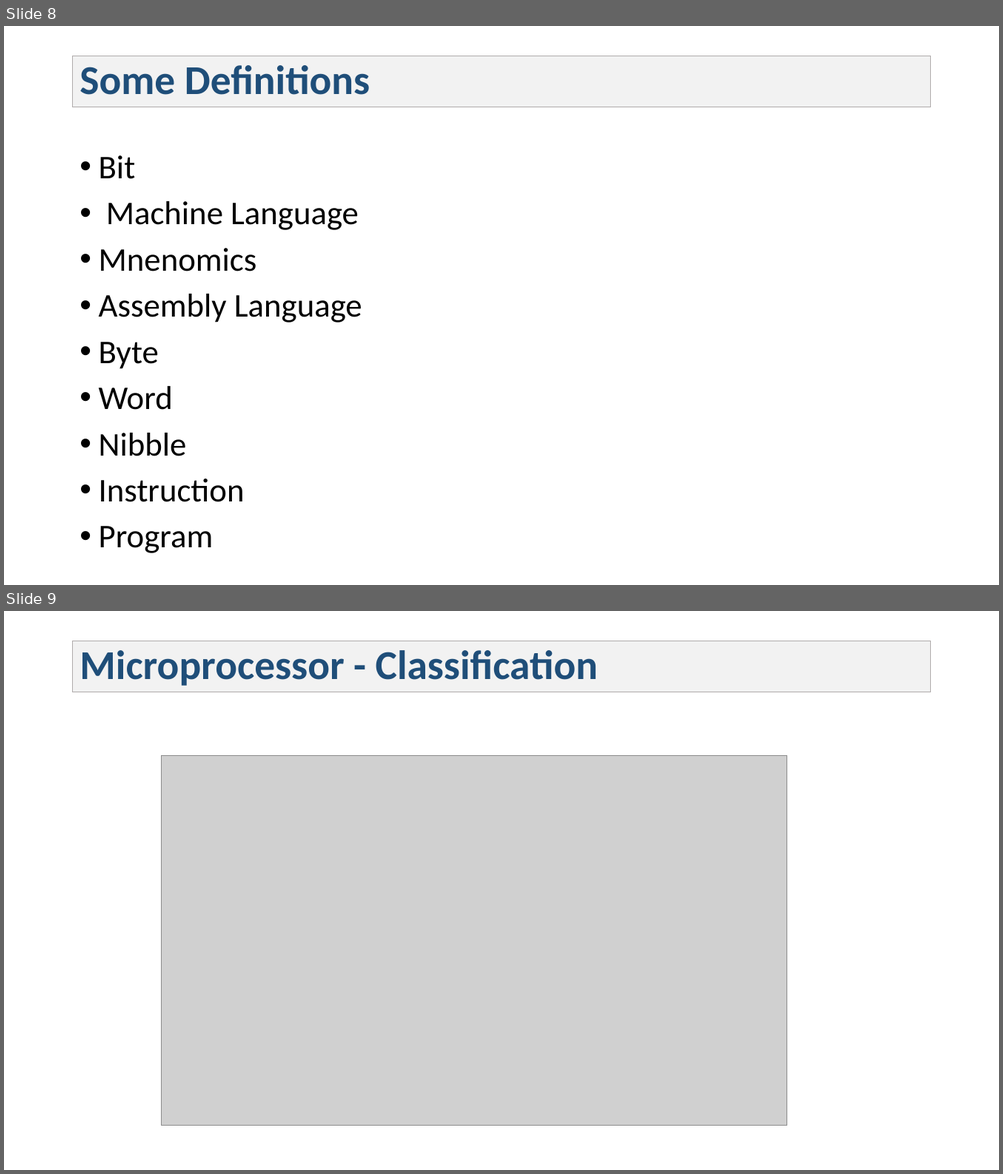
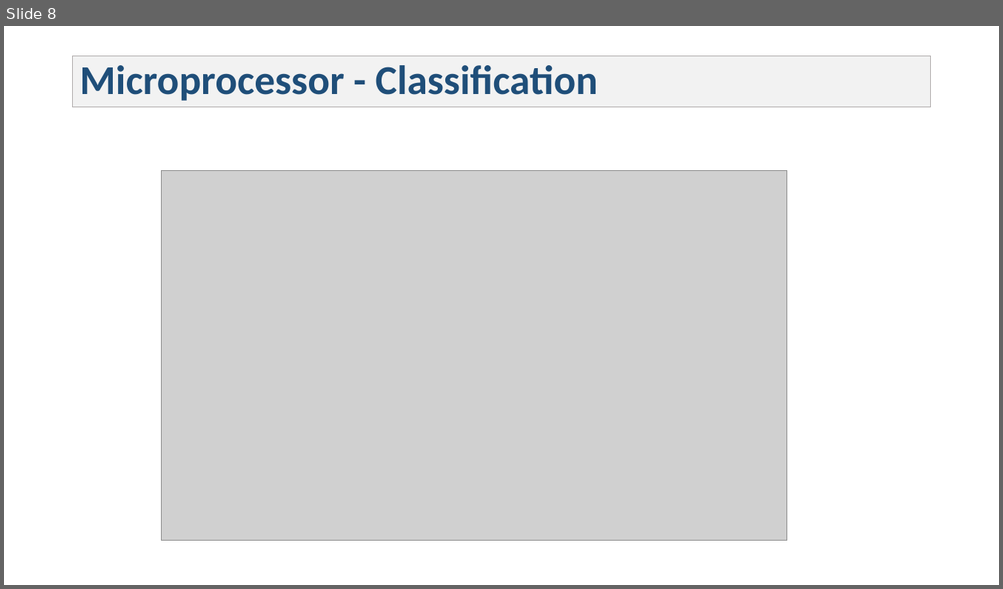
Before and after one commit to Syedshajib55/Microprocessor-Assembly-Language-Interfacing, a slide deck: Lecture 2.pptx. Shown one above the other, each under a label of ours: slides 8 and 9 before the commit, slide 8 after it. The pictures are 1003x1174 and 1003x589 pixels, drawn with LibreOffice and Linux fonts; fonts in the diff are those of the drawing; grey boxes stand for pictures. Boxes give left, top, right and bottom in pixels: in the first picture for what was removed or moved away, otherwise in the second. Text is boxed around its words. In the diff, an @@ line names an element or a change of style, - is before the commit and + after.

```diff
--- a/Lecture 2.pptx
+++ b/Lecture 2.pptx
@@ slide 8 removed at [4, 26, 999, 585], background #FFFFFF @@
@@ title removed at [73, 56, 930, 107] @@
-Some Definitions
@@ text removed at [99, 156, 362, 554] @@
-• Bit
-• Machine Language
-• Mnenomics
-• Assembly Language
-• Byte
-• Word
-• Nibble
-• Instruction
-• Program
@@ what was slide 9 is now slide 8 @@
```
Also in this commit, not shown: 1 slide changed, 1 slide added, 1 other file.
